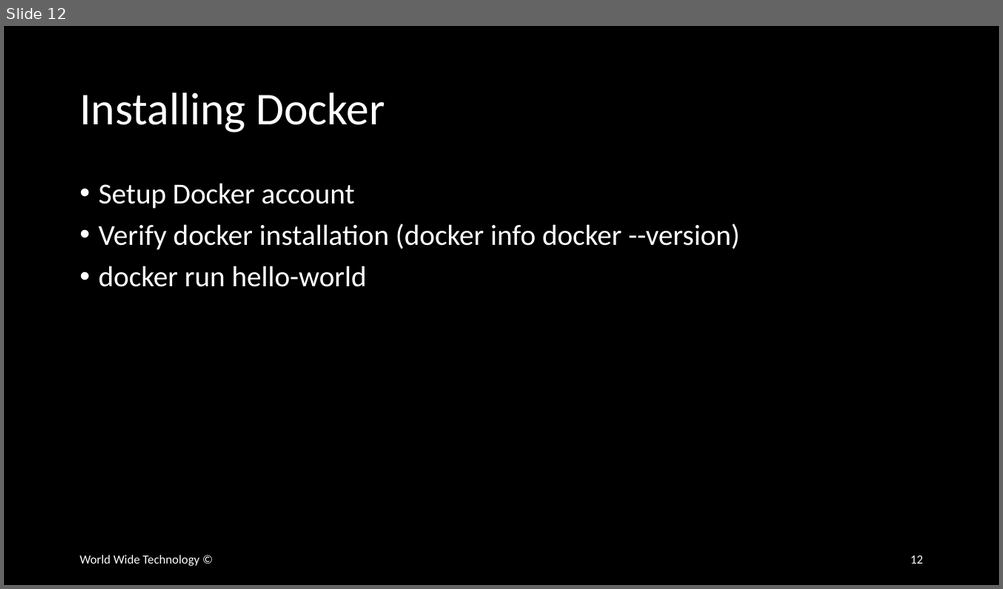
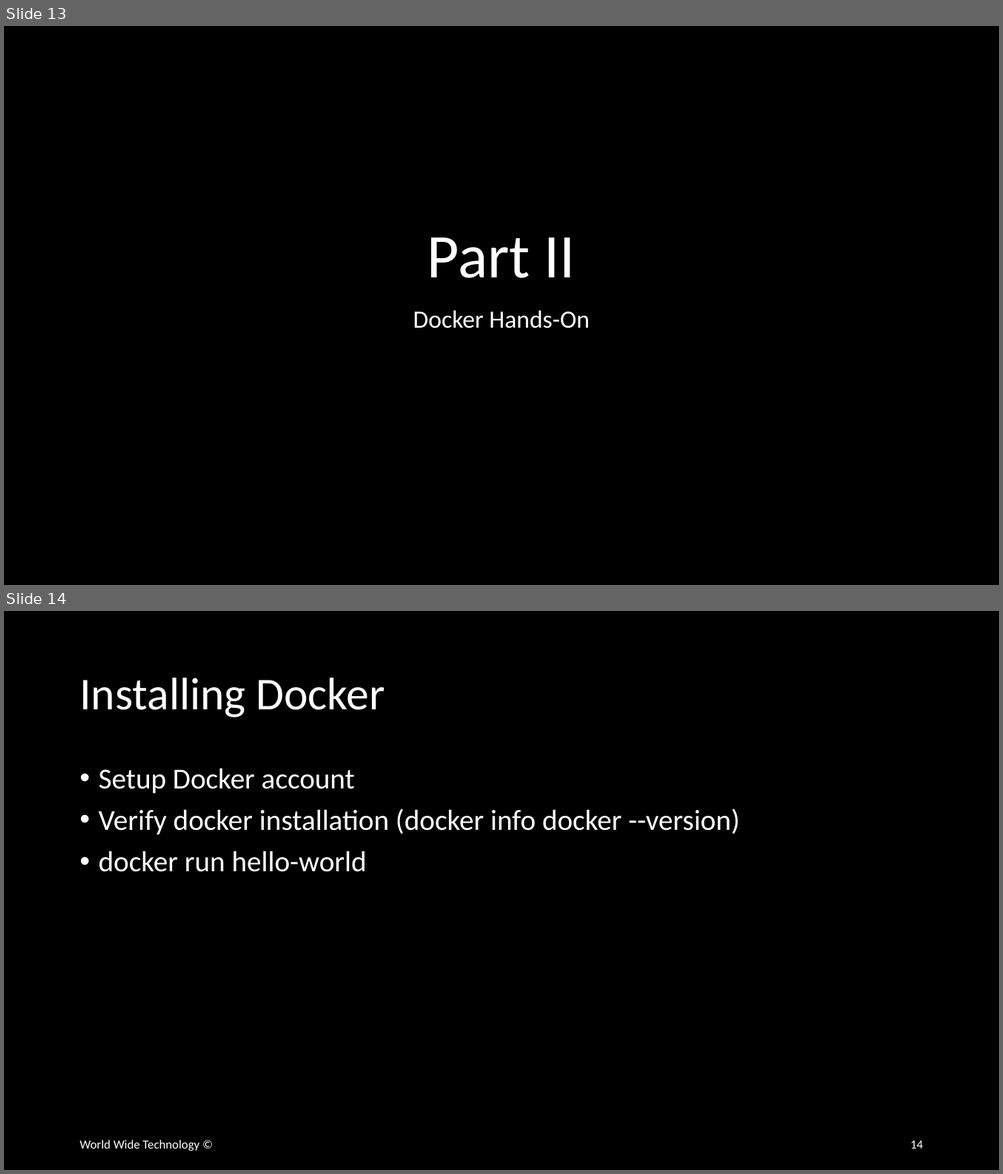
Before and after one commit to wwt/docker-foundations, a slide deck: docker-foundations.pptx. Shown one above the other, each under a label of ours: slide 12 before the commit, slides 13 and 14 after it. The pictures are 1003x589 and 1003x1174 pixels, drawn with LibreOffice and Linux fonts; fonts in the diff are those of the drawing. Boxes give left, top, right and bottom in pixels: in the first picture for what was removed or moved away, otherwise in the second. Text is boxed around its words. In the diff, an @@ line names an element or a change of style, - is before the commit and + after.

```diff
--- a/docker-foundations.pptx
+++ b/docker-foundations.pptx
@@ slide 13 added at [4,26,999,585], background #000000 @@
@@ title added at [427,238,575,278], 60 pt, text #FFFFFF @@
+Part II
@@ subtitle added at [413,310,589,329], 24 pt, text #FFFFFF @@
+Docker Hands-On
@@ what was slide 12 is now slide 14 @@
@@ page number at [910,1141,922,1149]: text changed @@
-12
+14
```
Also in this commit, not shown: 1 slide changed, 1 other slide added.
